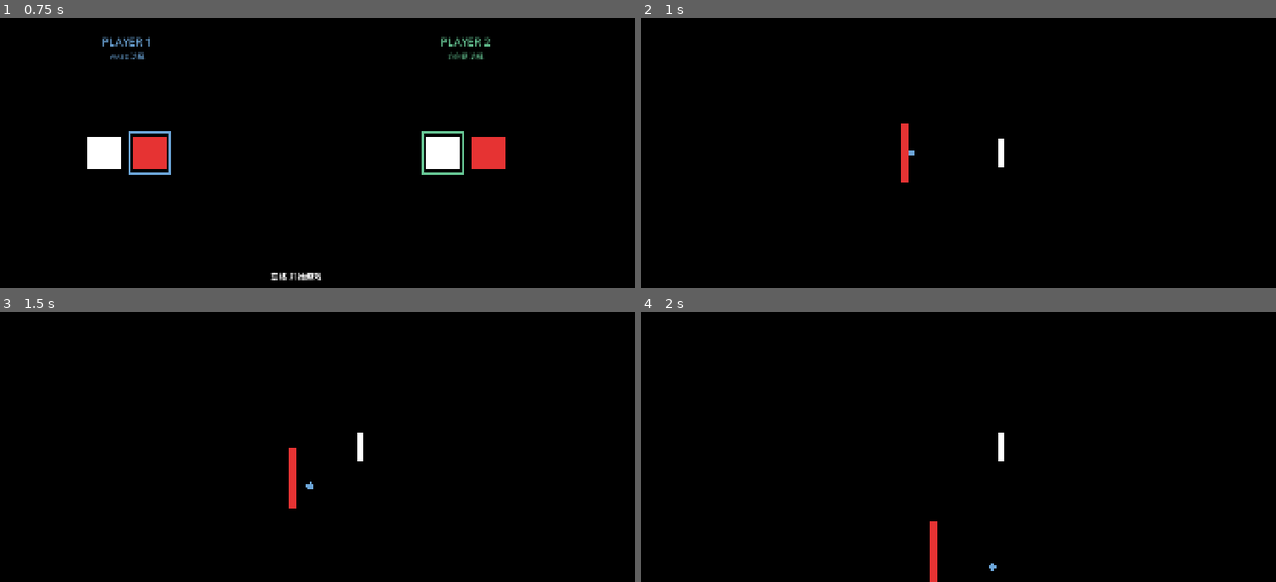
Above: before the commit, frames 1-4 (two rows, left to right).
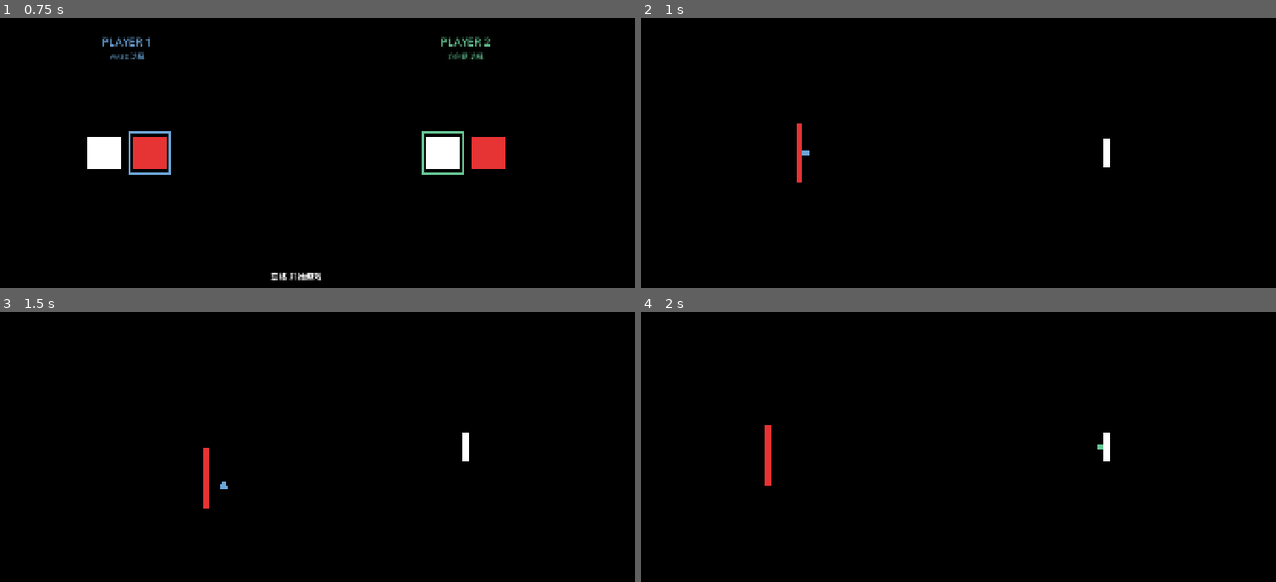
Above: after the commit, the same moments.

Repository: SKHUO/Pong
Game: Godot game, scene res://scenes/character_select/character_select.tscn
The game is run twice, just before and just after one commit, with the same random seed, the same clock (stepped at 60 frames per second) and the same inputs.
Inputs:
- Up to frame 1 (0.75 s): tap Enter at 0.5 s; hold D from 0.53 s (still down); tap J at 0.6 s
- Up to frame 2 (1 s): keep holding D; tap Space at 0.77 s
- Up to frame 3 (1.5 s): release D at 1.28 s; hold S from 1.28 s (still down); tap J at 1.35 s
- Up to frame 4 (2 s): keep holding S; tap Space at 1.52 s

Frame 1 is identical in both runs. In frame 2, 0.7% of the frame differs, in the area x 24-74%, y 39-61%; in frame 3, 0.7%; in frame 4, 0.8%, in the area x 19-74%, y 41-100%.

Commit message:
Adjust player starting positions

Diff:
--- a/scripts/game/game.gd
+++ b/scripts/game/game.gd
@@ -4,7 +4,6 @@
 
 const PLAYFIELD_SIZE := Vector2(1800.0, 720.0)
 const BACKGROUND_COLOR := Color.BLACK
-const PADDLE_OFFSET_FROM_CENTER := 170.0
 const PLAYER_1_SIDE := -1
 const PLAYER_2_SIDE := 1
 
@@ -87,9 +86,10 @@
 
 func start_round(server_side: int) -> void:
 	serving_side = server_side
-	var center := PLAYFIELD_SIZE * 0.5
-	player1.reset_to(center + Vector2(-PADDLE_OFFSET_FROM_CENTER, 0.0))
-	player2.reset_to(center + Vector2(PADDLE_OFFSET_FROM_CENTER, 0.0))
+	var left_half_center := Vector2(PLAYFIELD_SIZE.x * 0.25, PLAYFIELD_SIZE.y * 0.5)
+	var right_half_center := Vector2(PLAYFIELD_SIZE.x * 0.75, PLAYFIELD_SIZE.y * 0.5)
+	player1.reset_to(left_half_center)
+	player2.reset_to(right_half_center)
 	position_ball_on_server()
 
 
Not shown, changed: docs/PRODUCT_DESIGN.md
Not shown, changed: docs/TECHNICAL_DESIGN.md
